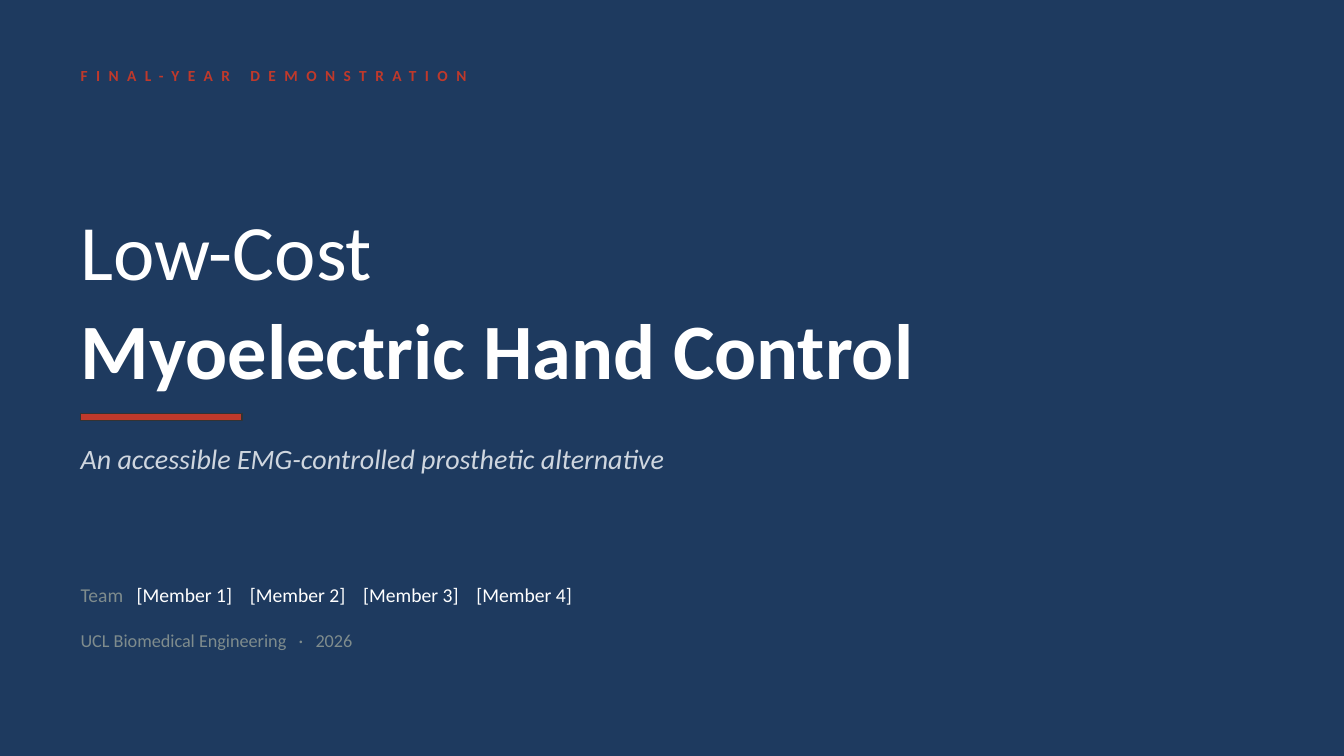
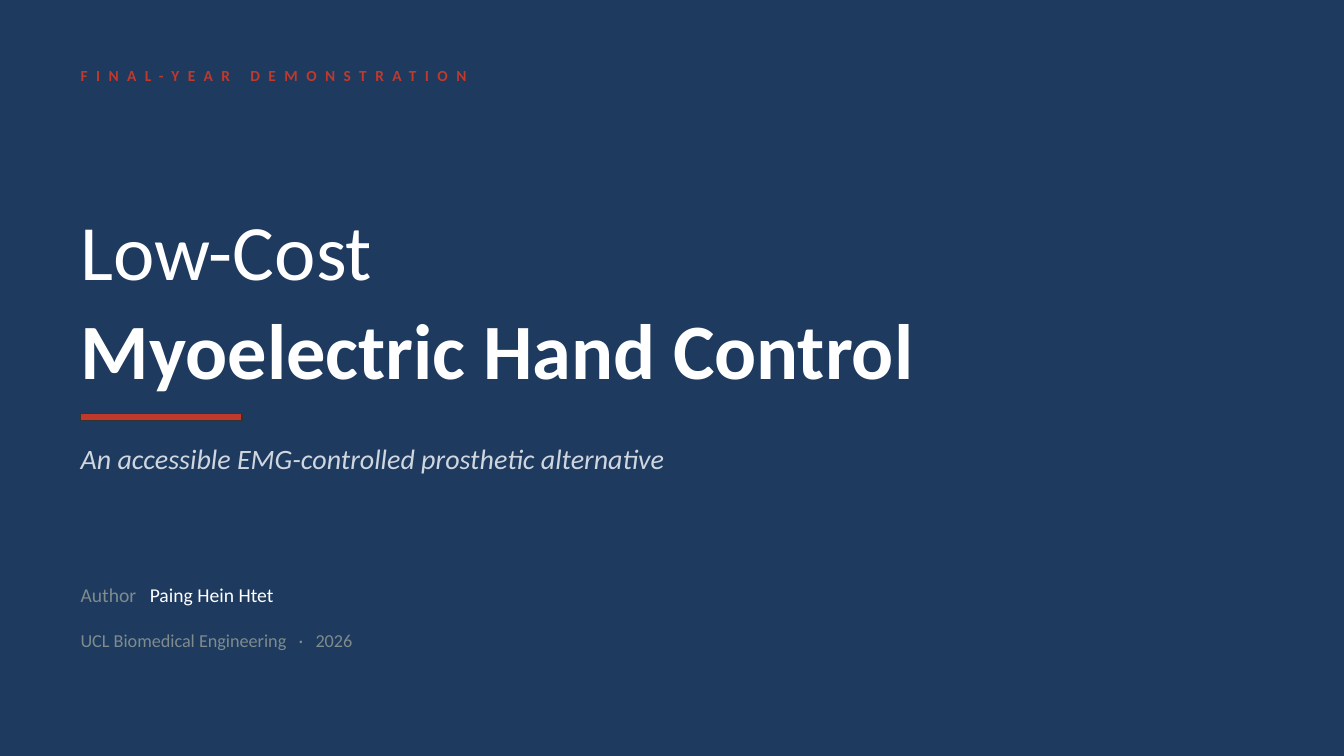
Before and after one commit to Pai-88/emg-robotic-hand, a slide deck: slide 1 of EMG_Hand_Presentation.pptx. Drawn at 1344x756 pixels with LibreOffice and Linux fonts; fonts in the diff are those of the drawing. Boxes give left, top, right and bottom in pixels: in the first picture for what was removed or moved away, otherwise in the second. Text is boxed around its words. In the diff, an @@ line names an element or a change of style, - is before the commit and + after.

Commit message:
Docs: reconcile to single-author (solo) framing
Rewrite the guide/deck/demo-script from a mentor-to-team voice into a
solo build narrative: author line = Paing Hein Htet, drop the 4-member
deck placeholder and 'your team'/'4 presenters'/'our build' phrasing.
Rebuilt EMG_Hand_Presentation.pptx and START_HERE.pdf.

```diff
--- a/EMG_Hand_Presentation.pptx
+++ b/EMG_Hand_Presentation.pptx
@@ text at [81,588,274,606]: text changed @@
-Team [Member 1] [Member 2] [Member 3] [Member 4]
+Author Paing Hein Htet
```
Also in this commit, not shown: 6 other files.
